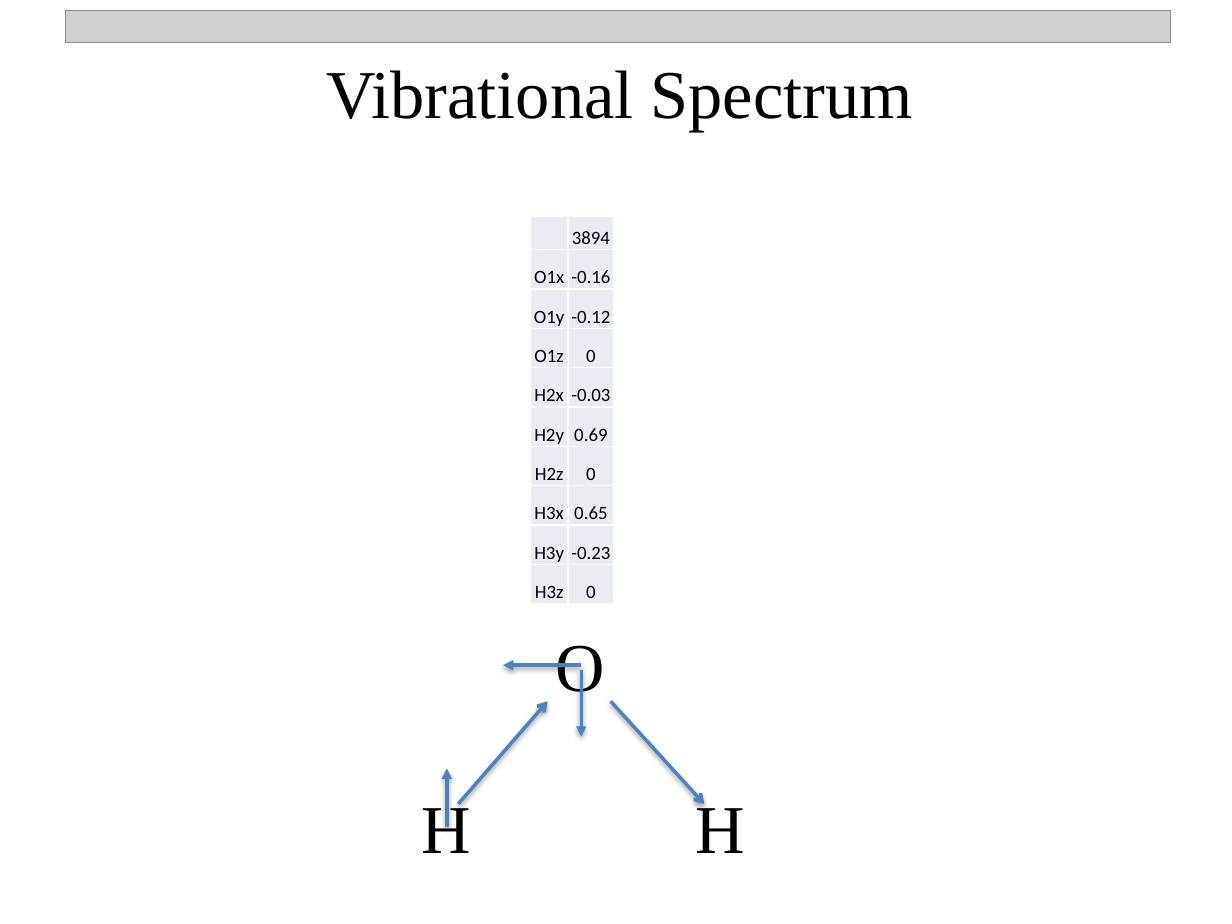
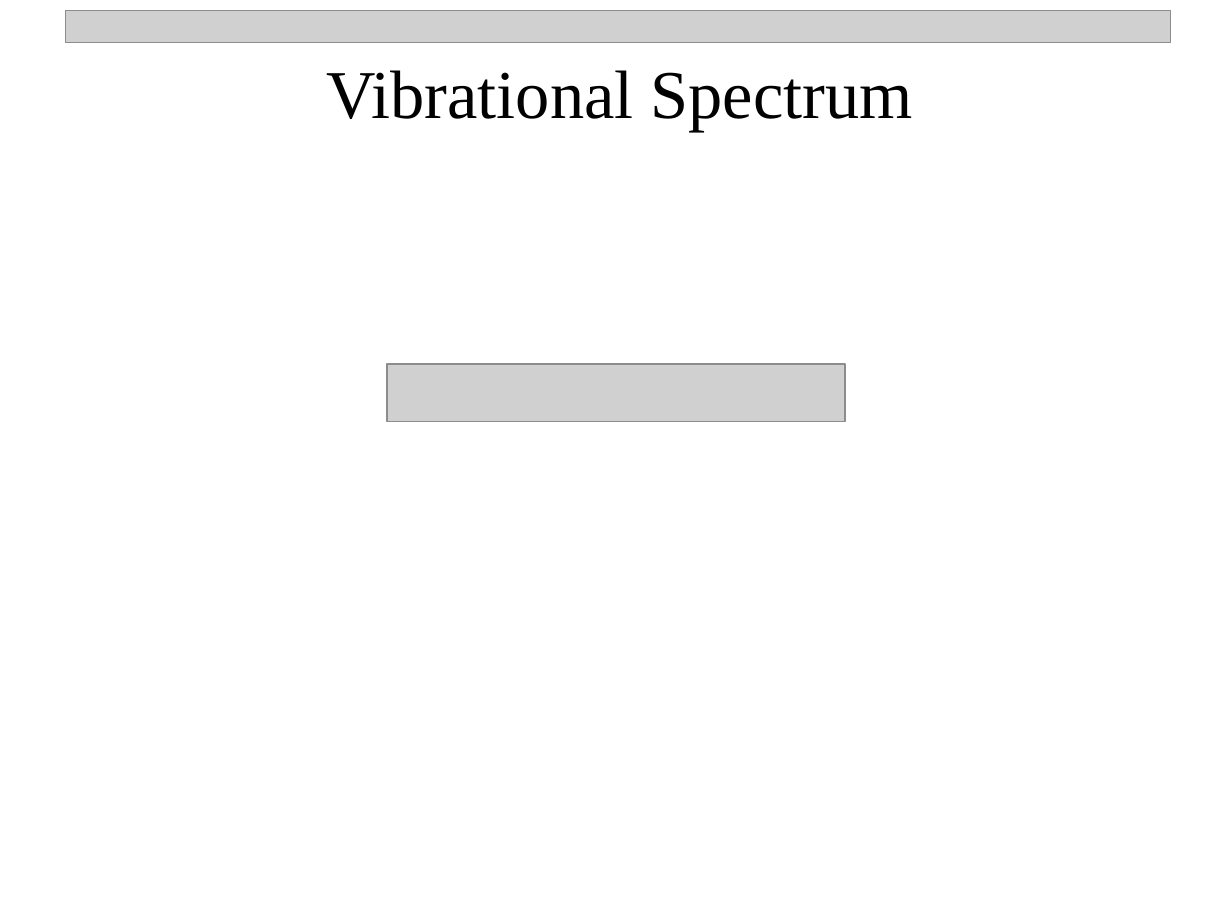
Before and after one commit to npetraco/CHE302, a slide deck: slide 15 of Notes/10_vib_spectroscopy.pptx. Drawn at 1232x924 pixels with LibreOffice and Linux fonts; fonts in the diff are those of the drawing; grey boxes stand for pictures. Boxes give left, top, right and bottom in pixels: in the first picture for what was removed or moved away, otherwise in the second. Text is boxed around its words. In the diff, an @@ line names an element or a change of style, - is before the commit and + after.

Commit message:
update

```diff
--- a/Notes/10_vib_spectroscopy.pptx
+++ b/Notes/10_vib_spectroscopy.pptx
@@ table removed at <box>531,217,615,604</box>, 10 rows, 2 columns @@
- | 3894
-O1x | -0.16
-O1y | -0.12
-O1z | 0
-H2x | -0.03
-H2y | 0.69
-H2z | 0
-H3x | 0.65
-H3y | -0.23
-H3z | 0
@@ picture added at <box>387,363,845,421</box> @@
@@ text removed at <box>556,645,605,705</box> @@
-O
@@ arrow removed from (582, 665) to (503, 665) @@
@@ arrow removed from (582, 670) to (582, 737) @@
@@ arrow removed from (458, 804) to (548, 701) @@
@@ arrow removed from (611, 701) to (705, 804) @@
@@ arrow removed from (447, 827) to (447, 769) @@
@@ text removed at <box>422,800,471,853</box> @@
-H
@@ text removed at <box>695,800,744,853</box> @@
-H
```
